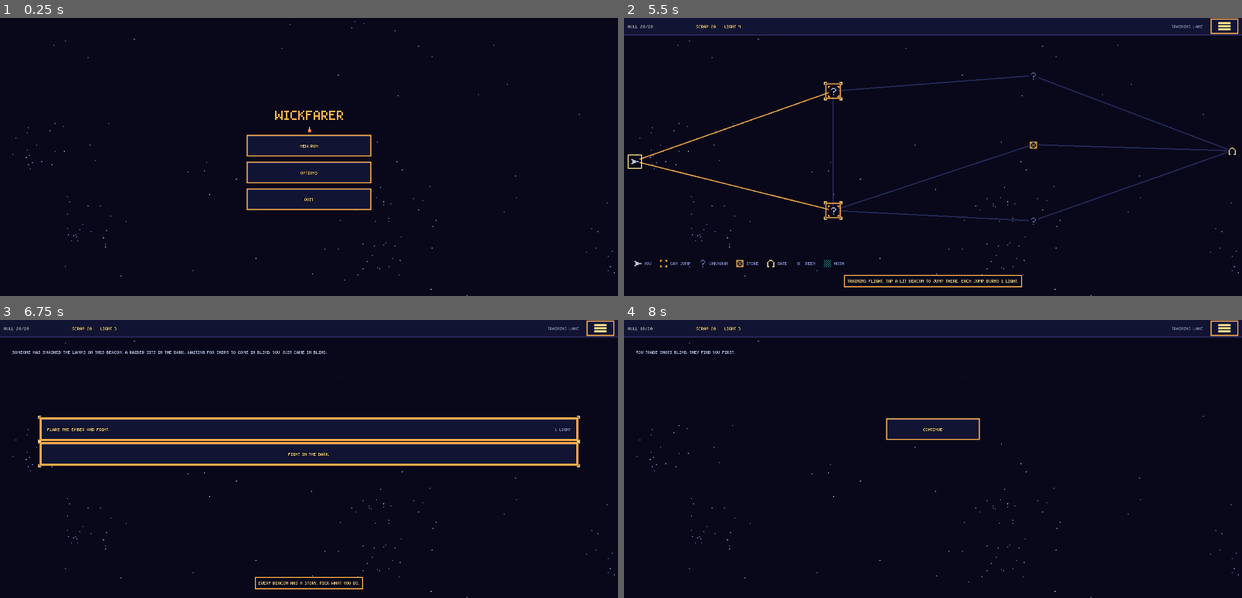
Above: before the commit, frames 1-4 (two rows, left to right).
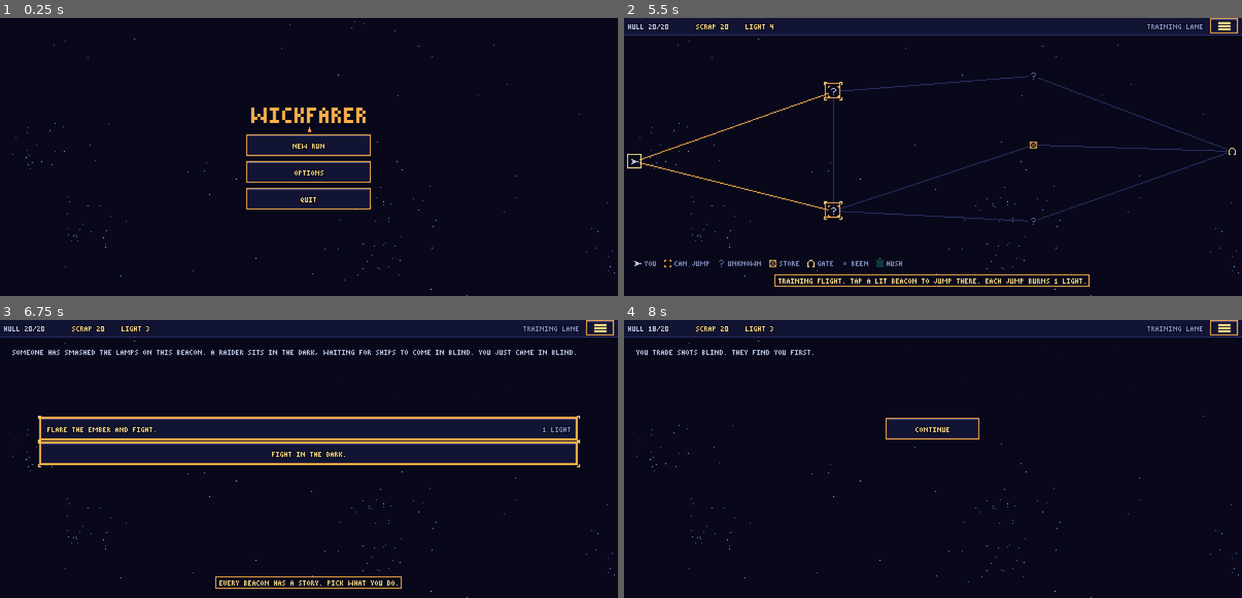
Above: after the commit, the same moments.

Repository: oddwright/wickfarer
Game: Godot game, scene res://scenes/main.tscn
Two runs of this game, one before a commit and one after it. Both use one fixed random seed, a clock stepped at 60 frames per second and the inputs below.
Inputs (mouse positions are in pixels of both pictures, inside the frame that each line leads up to):
- Up to frame 1 (0.25 s): no input
- Up to frame 2 (5.5 s): tap Enter at 0.5, 2, 3.5 s; move the mouse to (1068, 143) at 0.52 s; click (1068, 143) at 0.67 s; tap Space at 0.77, 1.07, 1.25, 2.75, 3.77, 4.07, 4.25 s; drag from (809, 170) to (902, 212) at 1.27 s; move the mouse to (994, 95) at 2.02 s; click (994, 95) at 2.17 s; drag from (902, 212) to (747, 115) at 2.77 s; move the mouse to (1118, 198) at 3.52 s; click (1118, 198) at 3.67 s; drag from (747, 115) to (840, 87) at 4.27 s; move the mouse to (963, 157) at 5.02 s; click (963, 157) at 5.17 s
- Up to frame 3 (6.75 s): drag from (216, 389) to (185, 472) at 5.77 s; move the mouse to (444, 445) at 6.52 s; click (444, 445) at 6.67 s
- Up to frame 4 (8 s): tap Space at 6.77, 7.07 s; drag from (809, 472) to (902, 514) at 7.27 s

The runs differ from the first frame. In frame 1, 1.9% of the frame differs, in the area x 39-61%, y 32-70%; in frame 2, 3.8%; in frame 3, 5.0%, in the area x 0-100%, y 0-97%; in frame 4, 1.4%.

Commit message:
Fix the review findings on the finer text
Keep the art on its pixel grid on the screen-size canvas: one-pixel outlines
and chart links were strokes, which now land half a pixel off or smooth, so
they are drawn as whole-pixel bars (Pixel.frame, Pixel.line) where they used
to land. Crew positions are rounded in crew_pos, so taps and the coach match.

Layouts now always measure text in the 3x5 font, so they no longer depend on
which screen was set up last. Fine text needs 2 screen pixels per font pixel,
so 1x and 2x keep the 3x5 font, and 3x5 text sits exactly where it did.

Co-Authored-By: Claude Opus 5.5 <noreply@anthropic.com>
Claude-Session: https://claude.ai/code/session_01Xce4DJCcw9Pf6iQktdgnjY

Diff:
--- a/scripts/view/coach_view.gd
+++ b/scripts/view/coach_view.gd
@@ -25,7 +25,7 @@
 	# a steady outline so a glance finds it, and corners that blink so it reads as "tap"
 	var lit := int(main.world.anim_time * BLINK) % 2 == 0
 	for r in CoachLayout.targets(str(d.target), hud, run_l, main.run, main.combat, feet):
-		draw_rect(Rect2(r.grow(1)), Pixel.c("v"), false, 1.0)
+		Pixel.frame(self, r.grow(1), Pixel.c("v"))
 		if lit:
 			Pixel.corners(self, r.grow(3), Pixel.c("w"), 3)
 	_words(CoachLayout.text_rect(hud, run_l), d)
@@ -50,7 +50,7 @@
 		w = maxi(w, text_width(line))
 	var box := Rect2i(r.position.x + (r.size.x - w) / 2 - 3, top - 1, w + 6, h + 1)
 	draw_rect(Rect2(box), Pixel.c("a", 0.9))
-	draw_rect(Rect2(box), Pixel.c("v"), false, 1.0)
+	Pixel.frame(self, box, Pixel.c("v"))
 	for i in lines.size():
 		_text(
 			Vector2(r.position.x, top + 7 + i * LINE),
--- a/scripts/view/crew_view.gd
+++ b/scripts/view/crew_view.gd
@@ -109,7 +109,7 @@
 		elif k < earned:
 			draw_rect(pip, Pixel.c("v") if blink else Pixel.c("e"))
 		else:
-			draw_rect(pip, Pixel.c("e"), false, 1.0)
+			Pixel.frame(self, Rect2i(pip), Pixel.c("e"))
 	if earned < Skills.MAX_RANK:
 		var lo := Skills.xp_for_rank(earned)
 		var hi := Skills.xp_for_rank(earned + 1)
--- a/scripts/view/pixel.gd
+++ b/scripts/view/pixel.gd
@@ -117,7 +117,56 @@
 static func panel(ci: CanvasItem, r: Rect2i, active: bool) -> void:
 	ci.draw_rect(Rect2(r), c("b"))
 	ci.draw_rect(Rect2(r.position, Vector2(r.size.x, 1)), c("e"))
-	ci.draw_rect(Rect2(r), c("v") if active else c("d"), false, 1.0)
+	frame(ci, r, c("v") if active else c("d"))
+
+
+## A one-pixel outline on whole art pixels, where draw_rect(r, col, false, 1.0) used to land on
+## a native-size canvas: a stroke centred on the edge is half a pixel off the grid once the
+## canvas is drawn at screen size, so it is drawn as four filled bars instead.
+static func frame(ci: CanvasItem, r: Rect2i, col: Color) -> void:
+	for bar in frame_rects(r):
+		ci.draw_rect(Rect2(bar), col)
+
+
+static func frame_rects(r: Rect2i) -> Array[Rect2i]:
+	var p := r.position - Vector2i.ONE
+	var s := r.size + Vector2i.ONE
+	return [
+		Rect2i(p.x, p.y, s.x, 1),
+		Rect2i(p.x, p.y + s.y - 1, s.x, 1),
+		Rect2i(p.x, p.y + 1, 1, s.y - 2),
+		Rect2i(p.x + s.x - 1, p.y + 1, 1, s.y - 2),
+	]
+
+
+## A one-pixel line stepped on whole art pixels (draw_line would be smooth on a screen-size
+## canvas). Drawn as runs along the long axis, so a line costs one bar per step, not per pixel.
+static func line(ci: CanvasItem, a: Vector2i, b: Vector2i, col: Color) -> void:
+	for bar in line_rects(a, b):
+		ci.draw_rect(Rect2(bar), col)
+
+
+static func line_rects(a: Vector2i, b: Vector2i) -> Array[Rect2i]:
+	var d := b - a
+	var steep := absi(d.y) > absi(d.x)
+	var n := maxi(absi(d.x), absi(d.y))
+	var out: Array[Rect2i] = []
+	var run_start := a
+	var prev := a
+	for i in range(1, n + 1):
+		var p := Vector2i(Vector2(a).lerp(Vector2(b), float(i) / n).round())
+		if (p.x != prev.x and steep) or (p.y != prev.y and not steep):
+			out.append(_run(run_start, prev))
+			run_start = p
+		prev = p
+	out.append(_run(run_start, prev))
+	return out
+
+
+static func _run(from: Vector2i, to: Vector2i) -> Rect2i:
+	var lo := Vector2i(mini(from.x, to.x), mini(from.y, to.y))
+	var hi := Vector2i(maxi(from.x, to.x), maxi(from.y, to.y))
+	return Rect2i(lo, hi - lo + Vector2i.ONE)
 
 
 ## Corner brackets n pixels long, used for aim marks and selections.
--- a/scripts/view/run_view.gd
+++ b/scripts/view/run_view.gd
@@ -65,7 +65,7 @@
 			var a := l.beacon_pos(n)
 			var b := l.beacon_pos(run.chart.node(id))
 			var hot: bool = n.id == run.at and targets.has(id)
-			draw_line(a, b, Pixel.c("v") if hot else Pixel.c("d"), 1.0)
+			Pixel.line(self, a, b, Pixel.c("v") if hot else Pixel.c("d"))
 	var blink := int(main.world.anim_time * 3.0) % 2 == 0
 	for n in run.chart.nodes:
 		_draw_beacon(run, l, n, targets.has(n.id), blink)
@@ -113,7 +113,7 @@
 	draw_rect(Rect2(c - Vector2i(4, 4), Vector2(9, 9)), Pixel.c("a"))  # links stop at the icon
 	ChartKey.draw_icon(self, ChartKey.icon_for(run, n), c, ChartKey.color_for(run, n, target))
 	if n.id == run.at:  # a ring, so the ship is the first thing the eye finds
-		draw_rect(Rect2(c - Vector2i(6, 6), Vector2(13, 13)), Pixel.c("w"), false, 1.0)
+		Pixel.frame(self, Rect2i(c - Vector2i(6, 6), Vector2i(13, 13)), Pixel.c("w"))
 	if target and blink:
 		var box := Rect2i(c - Vector2i(5, 5), Vector2i(11, 11))
 		Pixel.corners(self, box, Pixel.c("o") if swallowed else Pixel.c("v"), 2)
--- a/scripts/view/text_layer.gd
+++ b/scripts/view/text_layer.gd
@@ -1,7 +1,7 @@
 class_name TextLayer
 extends Node2D
 ## Text drawn in the pixel world. Layout works in native (art) pixels against the 3x5 font's
-## metrics. On screens at 2x or more the letters themselves come from a finer 4x6 font, each
+## metrics. On screens at 3x or more the letters themselves come from a finer 4x6 font, each
 ## font pixel a whole number of screen pixels (4 at 5x and 6x), so text stays pixel text but
 ## reads more easily; the art keeps its own scale. A 4x6 letter and its outline never take more
 ## room than the 3x5 letter it replaces, so anything laid out for the 3x5 font still fits.
@@ -50,35 +50,32 @@
 
 
 ## Picks the font for a canvas scale. Returns true when the fine font is on: the canvas must then
-## be rendered at screen resolution with the scale as its transform, since the fine letters fall
+## be drawn at screen resolution with the scale as its transform, since fine letters fall
 ## between native pixels. Otherwise it stays at native size and text draws in native pixels.
-static func configure(scale: int, fine := true) -> bool:
-	font_px = fine_px(scale) if fine else 0
+static func configure(scale: int) -> bool:
+	font_px = fine_px(scale)
 	px_scale = scale if font_px > 0 else 1
 	return font_px > 0
 
 
-## Sets up the game canvas for a scale. Fine text needs it drawn at screen resolution: the art
-## is then scaled by the canvas transform instead of by stretching a native-size texture, which
-## looks the same since all art sits on whole native pixels.
+## Sets up the game canvas for a scale. With fine text it is drawn at screen resolution and the
+## art is scaled by the canvas transform instead of by stretching a native-size texture; art
+## sits on whole native pixels (see Pixel.frame and Pixel.line), so it looks the same.
 static func fit_canvas(container: SubViewportContainer, viewport: SubViewport, scale: int) -> void:
 	var fine := configure(scale)
 	container.stretch_shrink = 1 if fine else scale
-	viewport.canvas_transform = Transform2D.IDENTITY.scaled(Vector2.ONE * (scale if fine else 1))
-
-
-## Screen pixels per 4x6 font pixel at a canvas scale, or 0 when the 3x5 font must stay (1x).
+	viewport.canvas_transform = Transform2D.IDENTITY.scaled(Vector2.ONE * px_scale)
+
+
+## Screen pixels per 4x6 font pixel at a canvas scale, or 0 when the 3x5 font stays: below 3x a
+## 4x6 pixel would be a single screen pixel, too small to read.
 static func fine_px(scale: int) -> int:
-	return (scale * FINE_NUM) / FINE_DEN
+	var px := (scale * FINE_NUM) / FINE_DEN
+	return px if px >= 2 else 0
 
 
 static func _fine() -> bool:
 	return font_px > 0 and not fine_index.is_empty()
-
-
-## The glyph index text is drawn from now.
-static func _index() -> Dictionary:
-	return fine_index if _fine() else glyph_index
 
 
 ## Advance of one letter in font pixels, gap included.
@@ -95,14 +92,10 @@
 	return maxi(0, w - 1)
 
 
-## Width of a line in native pixels, rounded up. A fine line is measured no wider than its 3x5
-## line: its last letter can run one screen pixel past the 3x5 one, but its outline is a font
-## pixel thinner, so with outlines the fine line still sits inside the 3x5 one.
+## Width of a line in native pixels, always measured in the 3x5 font so layouts are the same on
+## every screen; fine text, drawn inside that room, never needs more.
 static func text_width(s: String, k := 1) -> int:
-	var coarse := _px_width(s, glyph_index) * k
-	if not _fine():
-		return coarse
-	return mini(ceili(float(_px_width(s, fine_index) * k * font_px) / px_scale), coarse)
+	return _px_width(s, glyph_index) * k
 
 
 static func _wrap(s: String, max_w: int, k: int) -> PackedStringArray:
@@ -133,18 +126,20 @@
 	var up := s.to_upper()
 	var lines: PackedStringArray = [up] if width <= 0 else _wrap(up, int(width), k)
 	var fine := _fine()
+	var index := fine_index if fine else glyph_index
 	var u := (font_px if fine else px_scale) * k  # screen pixels per font pixel
 	var h := FINE_H if fine else GLYPH_H
 	var step := (FINE_LINE if fine else LINE) * u
-	# The block is centred where the 3x5 letters were, so layouts made for them still line up.
-	var mid := roundi(native_pos.y * px_scale) - GLYPH_H * k * px_scale / 2
-	var y := mid - h * u / 2 - (lines.size() - 1) * step / 2
+	# Letters are centred where the 3x5 ones were (for 3x5 text this is the old top exactly), so
+	# layouts made for them still line up.
+	var y := roundi(native_pos.y * px_scale) - (GLYPH_H * k * px_scale + h * u) / 2
+	y -= (lines.size() - 1) * step / 2
 	var left := roundi(native_pos.x * px_scale)
 	var box := roundi(width * px_scale)
 	draw_set_transform(Vector2.ZERO, 0.0, Vector2.ONE / px_scale)
 	for line in lines:
 		var x := left
-		var w := _px_width(line, _index()) * u
+		var w := _px_width(line, index) * u
 		if width > 0:
 			if align == HORIZONTAL_ALIGNMENT_CENTER:
 				x += (box - w) / 2
@@ -153,24 +148,27 @@
 		# A one-pixel ink outline keeps text readable over stars, fire and panels. It fades with
 		# the text; while a floater fades, the gap column between letters, where two outlines
 		# overlap, is a little darker for a moment, which beats the outline vanishing at once.
-		_line(line, Vector2i(x, y), u, Pixel.c("a", col.a), true)
-		_line(line, Vector2i(x, y), u, col)
+		var at := Vector2i(x, y)
+		var ink := Pixel.c("a", col.a)
+		_line(line, at, u, ink, fine_outline if fine else outline, index, h, OUTLINE_CELL, 1)
+		_line(line, at, u, col, fine_glyphs if fine else glyphs, index, h, CELL, 0)
 		y += step
 	draw_set_transform(Vector2.ZERO)
 
 
-## Draws one line in screen pixels (the caller has set the transform), u per font pixel.
-func _line(s: String, at: Vector2i, u: int, col: Color, outlined := false) -> void:
-	var fine := _fine()
-	var index := _index()
-	var h := FINE_H if fine else GLYPH_H
-	var tex: Texture2D
-	if fine:
-		tex = fine_outline if outlined else fine_glyphs
-	else:
-		tex = outline if outlined else glyphs
-	var slot := CELL + 2 if outlined else CELL  # both fonts use 5-wide slots
-	var pad := 1 if outlined else 0  # the outline slot is the glyph grown a pixel each side
+## Draws one line from a glyph strip in screen pixels (the caller has set the transform), u per
+## font pixel. An outline strip's slots are the glyphs grown by pad pixels on every side.
+func _line(
+	s: String,
+	at: Vector2i,
+	u: int,
+	col: Color,
+	tex: Texture2D,
+	index: Dictionary,
+	h: int,
+	slot: int,
+	pad: int
+) -> void:
 	var x := at.x
 	for ch in s:
 		if index.has(ch):
--- a/scripts/view/world_view.gd
+++ b/scripts/view/world_view.gd
@@ -77,6 +77,7 @@
 
 
 ## Feet position of a crew member on the canvas.
+## On whole art pixels, so a walking crew member stays on the grid on a screen-size canvas.
 func crew_pos(side: int, c: Crew) -> Vector2:
 	var s: Ship = main.combat.ships[side]
 	var o := Vector2(ship_origin(side))
@@ -88,10 +89,10 @@
 			var y0 := float(here.rect.end.y)
 			var y1 := float(next.rect.end.y)
 			# walk to the ladder, then climb
-			return o + Vector2(lx, lerpf(y0, y1, c.progress))
+			return (o + Vector2(lx, lerpf(y0, y1, c.progress))).round()
 		var a := Vector2(here.center_x(), here.rect.end.y)
 		var b := Vector2(next.center_x(), next.rect.end.y)
-		return o + a.lerp(b, c.progress)
+		return (o + a.lerp(b, c.progress)).round()
 	var mates := s.crew_in(here.id)
 	var idx := mates.find(c)
 	var n := maxi(1, mates.size())
@@ -256,9 +257,7 @@
 ## its position across the width's size whatever its sign. (Moving the position by
 ## the width as well put every enemy hand one room aft of where they really were.)
 static func crew_rect(side: int, fp: Vector2) -> Rect2:
-	var dst := Rect2(
-		Vector2(roundf(fp.x) - CREW_CELL.x / 2, fp.y - CREW_CELL.y), Vector2(CREW_CELL)
-	)
+	var dst := Rect2(Vector2(fp.x - CREW_CELL.x / 2, fp.y - CREW_CELL.y), Vector2(CREW_CELL))
 	if side == 1:
 		dst.size.x = -dst.size.x
 	return dst
@@ -268,7 +267,7 @@
 	var s: Ship = main.combat.ships[side]
 	for c in s.alive_crew():
 		var tex: Texture2D = crew_tex[c.species + ":" + str(side)]
-		var fp := crew_pos(side, c).round()  # whole art pixels, also on a screen-size canvas
+		var fp := crew_pos(side, c)
 		var f: int
 		if c.is_moving():
 			f = 2 + int(anim_time * 8.0 + c.uid) % 4
@@ -281,15 +280,15 @@
 			if post:  # show where their post is, so a move away from it is a choice
 				_corners(room_rect(0, post).grow(-1), Pixel.c("w", 0.7), 2)
 			var y := fp.y + 1
-			draw_rect(Rect2(roundf(fp.x) - 4, y, 9, 1), Pixel.c("w"))
-			draw_rect(Rect2(roundf(fp.x) - 4, y - 1, 1, 1), Pixel.c("w"))
-			draw_rect(Rect2(roundf(fp.x) + 4, y - 1, 1, 1), Pixel.c("w"))
+			draw_rect(Rect2(fp.x - 4, y, 9, 1), Pixel.c("w"))
+			draw_rect(Rect2(fp.x - 4, y - 1, 1, 1), Pixel.c("w"))
+			draw_rect(Rect2(fp.x + 4, y - 1, 1, 1), Pixel.c("w"))
 		if c.hp < c.max_hp:
 			var w := 7.0 * c.hp / c.max_hp
 			var top := fp.y - CREW_CELL.y - 2
-			draw_rect(Rect2(roundf(fp.x) - 3, top, 7, 1), Pixel.c("r"))
+			draw_rect(Rect2(fp.x - 3, top, 7, 1), Pixel.c("r"))
 			draw_rect(
-				Rect2(roundf(fp.x) - 3, top, maxf(1.0, roundf(w)), 1),
+				Rect2(fp.x - 3, top, maxf(1.0, roundf(w)), 1),
 				Pixel.c("H") if c.hp > c.max_hp * 0.35 else Pixel.c("U")
 			)
 
@@ -341,7 +340,7 @@
 		if k < used:
 			draw_rect(pip, Pixel.c("H"))
 		elif k < me.available_power():
-			draw_rect(pip, Pixel.c("f"), false, 1.0)
+			Pixel.frame(self, Rect2i(pip), Pixel.c("f"))
 		else:
 			draw_rect(pip, Pixel.c("s"))
 	for b in l.buttons:
@@ -411,7 +410,7 @@
 		elif k >= eff:
 			draw_rect(pip, Pixel.c("U"))
 		else:
-			draw_rect(pip, Pixel.c("e"), false, 1.0)
+			Pixel.frame(self, Rect2i(pip), Pixel.c("e"))
 
 
 func _draw_weapon_button(me: Ship, i: int, r: Rect2i) -> void:
--- a/tests/screen_tests.gd
+++ b/tests/screen_tests.gd
@@ -12,6 +12,7 @@
 	_font_strips(t, "3x5", TextLayer.GLYPH_H)
 	_font_strips(t, "4x6", TextLayer.FINE_H)
 	fine_text(t)
+	pixel_lines(t)
 
 
 static func _font_strips(t: SceneTree, name: String, h: int) -> void:
@@ -39,43 +40,76 @@
 
 ## The finer text font: picked by scale, and never bigger than the 3x5 letters it replaces.
 static func fine_text(t: SceneTree) -> void:
-	var coarse: Dictionary = JSON.parse_string(
-		FileAccess.get_file_as_string("res://art/font_3x5.json")
-	)
-	var fine: Dictionary = JSON.parse_string(
-		FileAccess.get_file_as_string("res://art/font_4x6.json")
-	)
+	TextLayer.load_glyphs()
+	var coarse := TextLayer.glyph_index
+	var fine := TextLayer.fine_index
 	_check(t, fine.keys() == coarse.keys(), "the 4x6 font has every 3x5 glyph")
 	var n := TextLayer.FINE_NUM
 	var d := TextLayer.FINE_DEN
 	var bad: Array[String] = []
 	for ch: String in fine:
 		var wf := int(fine[ch][1])
-		var wc := int(coarse.get(ch, [0, 3])[1])
+		var wc := int(coarse[ch][1])
 		# advance (letter + gap), and the outlined letter, at the largest fine pixel size
 		if (wf + 1) * n > (wc + 1) * d or (wf + 2) * n > (wc + 2) * d:
 			bad.append(ch)
 	_check(t, bad.is_empty(), "no 4x6 letter is wider than its 3x5 one (%s)" % ", ".join(bad))
 	_check(t, (TextLayer.FINE_H + 2) * n <= (TextLayer.GLYPH_H + 2) * d, "4x6 text is no taller")
-	_check(t, (TextLayer.FINE_LINE) * n <= TextLayer.LINE * d, "4x6 lines are no further apart")
-	_check(t, TextLayer.fine_px(1) == 0, "a 1x canvas keeps the 3x5 font")
-	_check(
-		t, TextLayer.fine_px(5) == 4 and TextLayer.fine_px(6) == 4, "4x6 pixels are 4 at 5x and 6x"
-	)
-	TextLayer.load_glyphs()
+	_check(t, TextLayer.FINE_LINE * n <= TextLayer.LINE * d, "4x6 lines are no further apart")
+	_check(t, TextLayer.fine_px(1) == 0 and TextLayer.fine_px(2) == 0, "1x and 2x keep 3x5 text")
+	_check(t, TextLayer.fine_px(3) == 2, "3x draws 4x6 text at 2 pixels")
+	_check(t, TextLayer.fine_px(5) == 4 and TextLayer.fine_px(6) == 4, "and at 4 at 5x and 6x")
+	var was := [TextLayer.px_scale, TextLayer.font_px]
 	var word := "MUSTER THE CREW, 14/20 HULL"
-	var wide := TextLayer.text_width(word)
+	var coarse_w := TextLayer.text_width(word)
 	var c := SubViewportContainer.new()
 	var v := SubViewport.new()
 	TextLayer.fit_canvas(c, v, 5)
 	_check(t, c.stretch_shrink == 1, "fine text draws the canvas at screen size")
 	_check(t, v.canvas_transform.get_scale() == Vector2(5, 5), "the art keeps its 5x scale")
-	_check(t, TextLayer.text_width(word) < wide, "4x6 text measures narrower than 3x5")
-	TextLayer.fit_canvas(c, v, 1)
-	_check(t, c.stretch_shrink == 1 and v.canvas_transform.get_scale() == Vector2.ONE, "1x canvas")
-	_check(t, TextLayer.text_width(word) == wide, "a 1x canvas measures in the 3x5 font")
+	_check(t, TextLayer.text_width(word) == coarse_w, "layouts measure in the 3x5 font at 5x")
+	TextLayer.fit_canvas(c, v, 2)
+	_check(t, c.stretch_shrink == 2 and v.canvas_transform == Transform2D.IDENTITY, "2x: native")
 	c.free()
 	v.free()
+	TextLayer.px_scale = was[0]
+	TextLayer.font_px = was[1]
+
+
+## The pixel-grid outline and line helpers, which replace strokes that a screen-size canvas
+## would draw half a pixel off the grid or smooth.
+static func pixel_lines(t: SceneTree) -> void:
+	var lit := _pixels(Pixel.frame_rects(Rect2i(2, 2, 6, 4)))
+	var want := {}
+	for x in range(1, 8):
+		want[Vector2i(x, 1)] = true
+		want[Vector2i(x, 5)] = true
+	for y in range(1, 6):
+		want[Vector2i(1, y)] = true
+		want[Vector2i(7, y)] = true
+	_check(t, lit == want, "a frame lands where a 1px draw_rect outline did on a native canvas")
+	var runs := Pixel.line_rects(Vector2i(10, 2), Vector2i(17, 6))
+	lit = _pixels(runs)
+	var steps := lit.size() == 8
+	for x in range(10, 18):
+		var col := 0
+		for y in 10:
+			col += 1 if lit.has(Vector2i(x, y)) else 0
+		steps = steps and col == 1
+	_check(t, steps and lit.has(Vector2i(10, 2)) and lit.has(Vector2i(17, 6)), "a stepped line")
+	_check(t, runs.size() == 5, "a shallow line is drawn as one run per step, not per pixel")
+	var steep := _pixels(Pixel.line_rects(Vector2i(3, 9), Vector2i(1, 0)))
+	_check(t, steep.size() == 10 and steep.has(Vector2i(1, 0)), "a steep line, drawn backwards")
+	_check(t, _pixels(Pixel.line_rects(Vector2i(4, 4), Vector2i(4, 4))).size() == 1, "a dot")
+
+
+static func _pixels(rects: Array[Rect2i]) -> Dictionary:
+	var out := {}
+	for r in rects:
+		for x in range(r.position.x, r.end.x):
+			for y in range(r.position.y, r.end.y):
+				out[Vector2i(x, y)] = true
+	return out
 
 
 ## True when every pixel of the outline slot is set exactly where a glyph pixel is within one.
@@ -94,6 +128,8 @@
 	return true
 
 
+## Every screen at every UI size the setting can reach on it, keyed "name at Nx",
+## so layout checks cover the scales players can actually pick.
 static func variants(screens: Dictionary) -> Dictionary:
 	var out := {}
 	for name: String in screens:
Not shown, changed: CLAUDE.md
